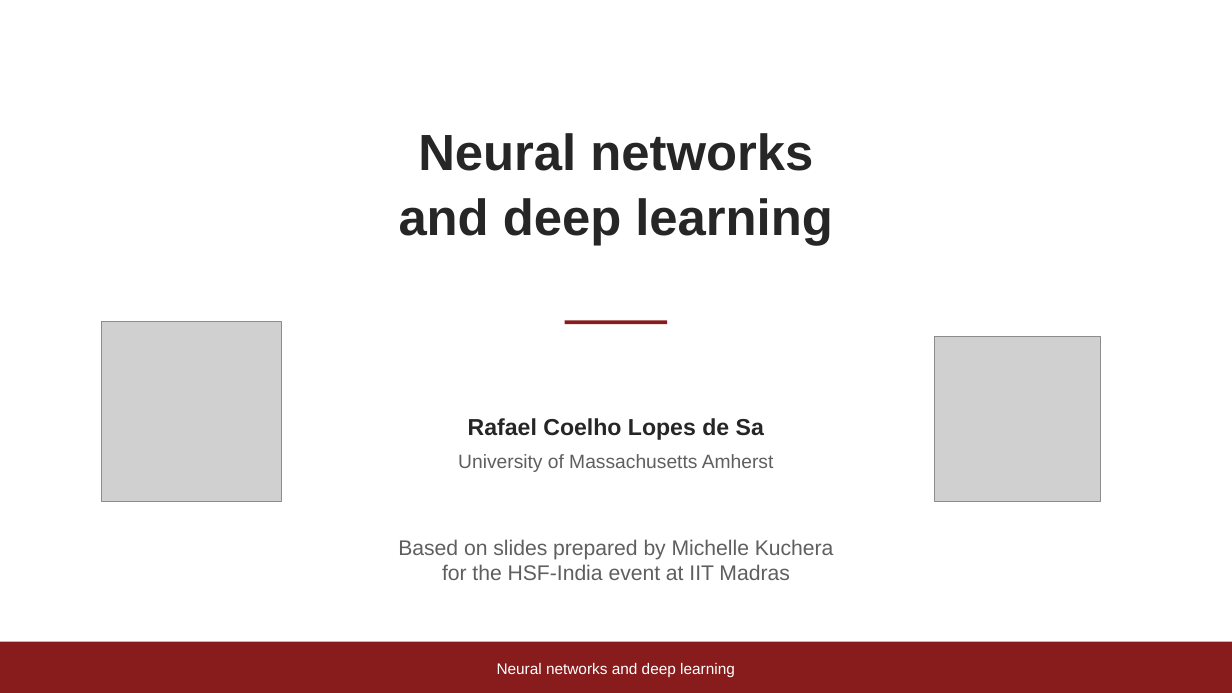
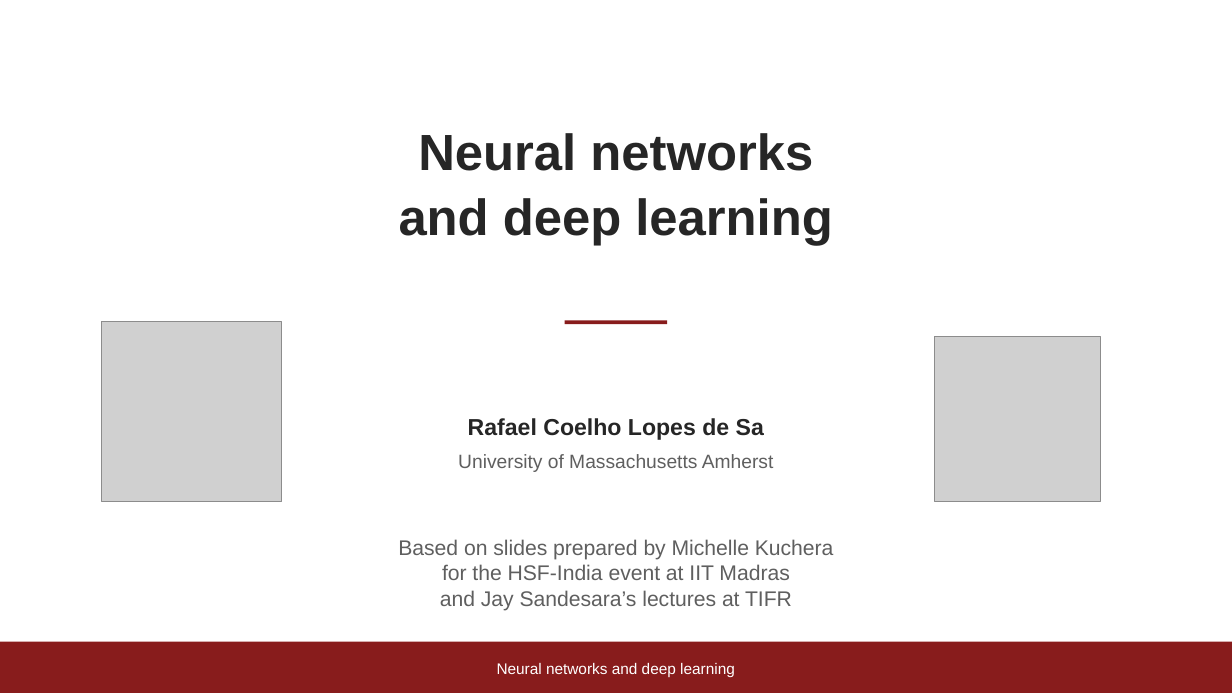
Before and after one commit to rafaellopesdesa/ML_Mandi, a slide deck: slide 1 of lectures/Lecture1_Neural_Networks.pptx. Drawn at 1232x693 pixels with LibreOffice and Linux fonts; fonts in the diff are those of the drawing; grey boxes stand for pictures. Boxes give left, top, right and bottom in pixels: in the first picture for what was removed or moved away, otherwise in the second. Text is boxed around its words. In the diff, an @@ line names an element or a change of style, - is before the commit and + after.

```diff
--- a/lectures/Lecture1_Neural_Networks.pptx
+++ b/lectures/Lecture1_Neural_Networks.pptx
@@ text at (440,590,792,611): paragraph added @@
+and Jay Sandesara’s lectures at TIFR
```
Also in this commit, not shown: 1 other slide changed.
